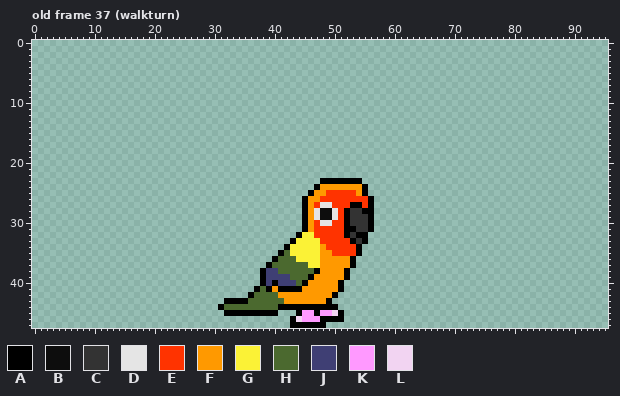
Two versions of one pixel-art file, Citrus/aseprite/citrus_roa_2.aseprite. Above, as it was before the edit.
96x48 pixels, 72 frames. Shown: old frame 37 (walkturn). The commit also changed other frames, which this record leaves out.
Visible layers, top first: "hurtbox", "fx", "Wing", "Eye", "Tail", "Body", "back wing", "Talons".
Palette (. is transparent): A #000000  B #0d0d0d  C #333333  D #e5e5e5  E #ff3300  F #ff9900  G #fbf236  H #4b692f  J #3f3f74  K #ff99ff  L #f2d4f2
Pixels before, old frame 37 (walkturn) (only the part around the change), first column x 38:
32 ......AGGEEEEEACAA....
33 .....AGGGGEEEEEACA....
34 ....AGGGGGFEEEEEA.....
35 ...AHGGGGGFFEEEEA.....
36 ..AHHHGGGGFFFFFA......
37 .AHHHHHHGGFFFFFA......
38 AJJHHHHHHAFFFFA.......
39 AJJJJHHHAFFFFFA.......
40 AJAJJJHAFFFFFA........
41 HAFAAAAFFFFFFA........
42 HHHFFFFFFFFFA.........
43 HHHHFFFFFFFA..........
44 HHHAAAAAAAAAA.........
45 AAA...AKKAKKLA........
46 .....ALKKKAAAA........
47 .....AAAAAA...........
After:
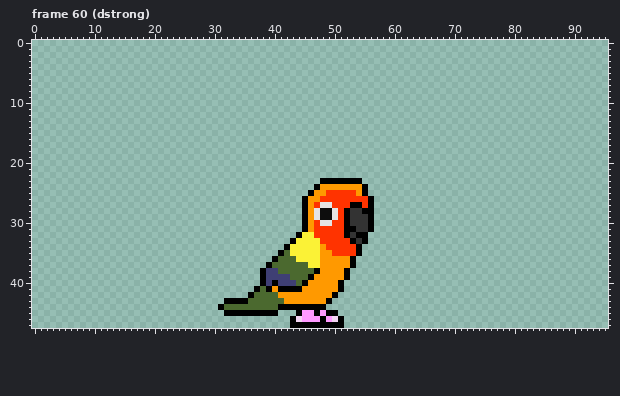
A new or re-ordered frame is compared with the old frame closest to it.
Diff:
frames 72 -> 86
Changed rows in their new state; - is an unchanged pixel.
Frame 60 (dstrong) is new; against old frame 37 (walkturn), layer "Talons":
first column x 49:
44 ..-
45 AA.
46 KL-
47 AAA
